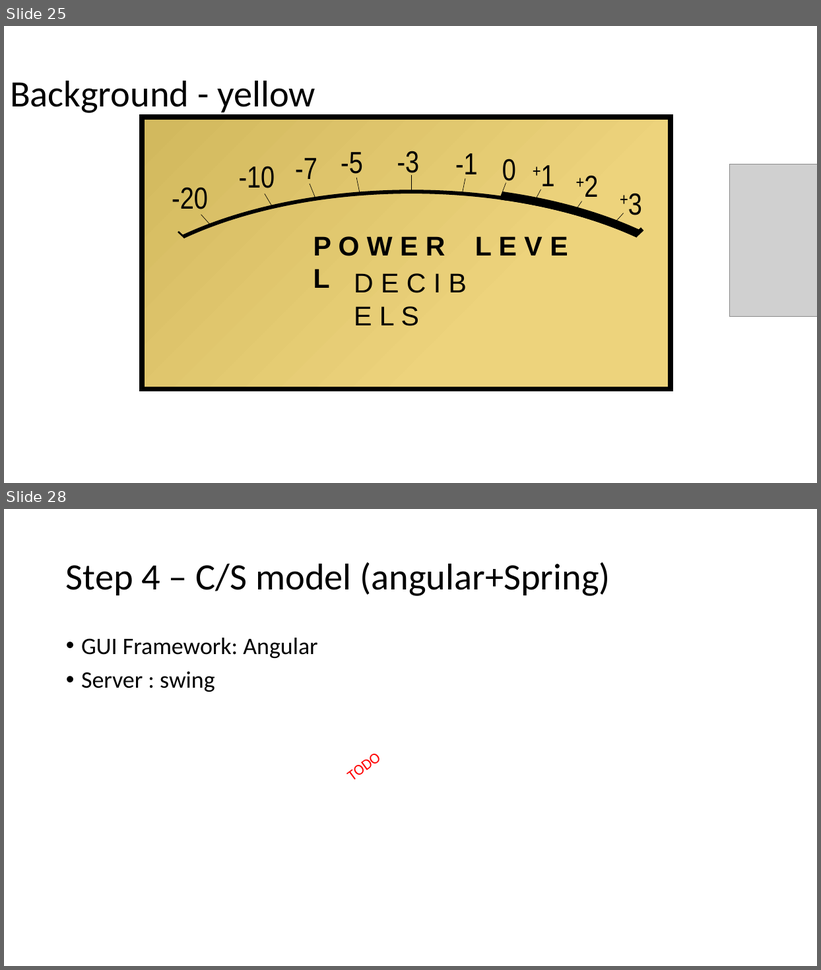
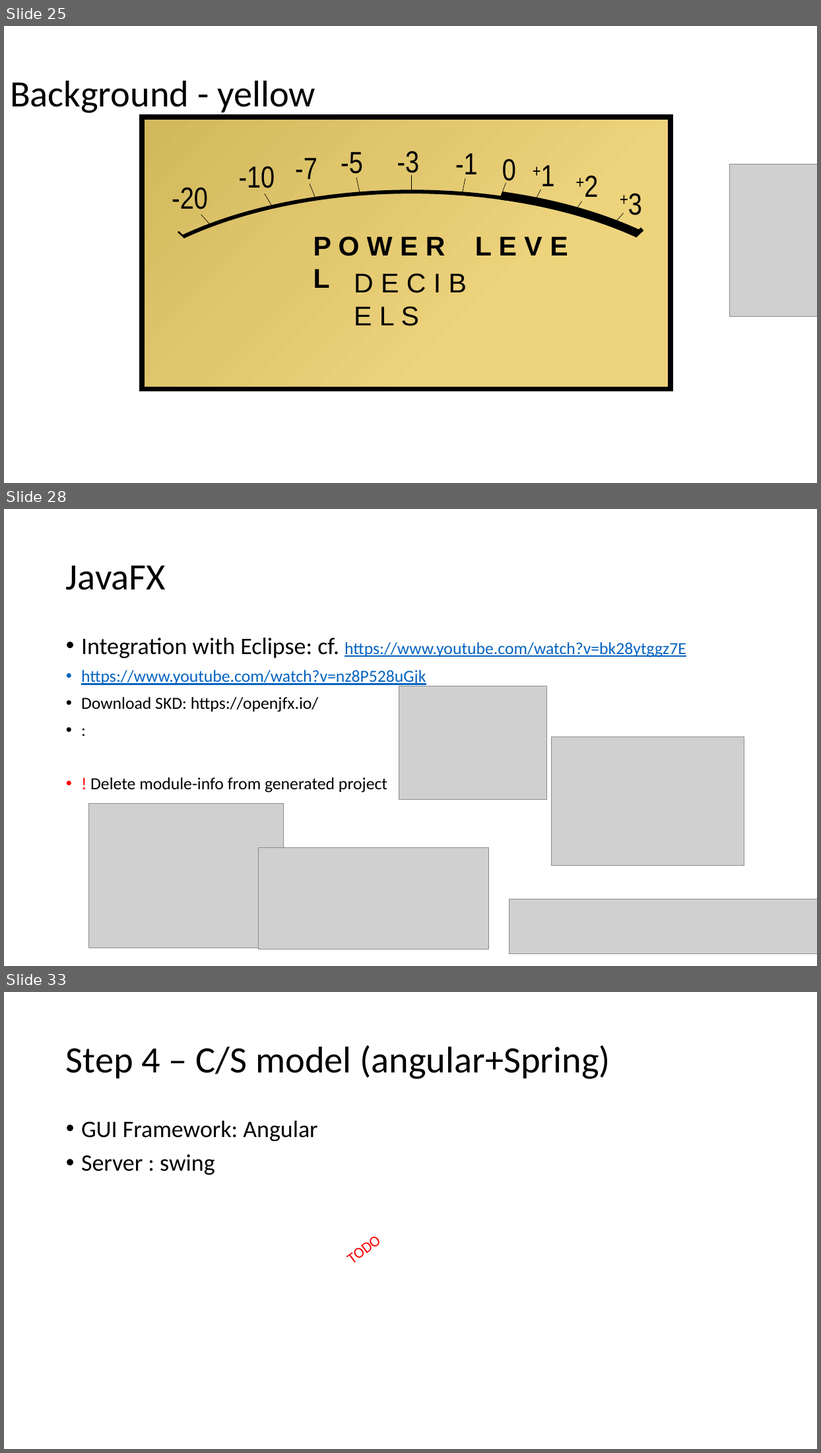
Before and after one commit to devidin/yavumeter, a slide deck: doc/Steps overview.pptx. Shown one above the other, each under a label of ours: slides 25 and 28 before the commit, slides 25, 28 and 33 after it; the slides between them are not shown. The pictures are 821x970 and 821x1453 pixels, drawn with LibreOffice and Linux fonts; fonts in the diff are those of the drawing; grey boxes stand for pictures. Boxes give left, top, right and bottom in pixels: in the first picture for what was removed or moved away, otherwise in the second. Text is boxed around its words. In the diff, an @@ line names an element or a change of style, - is before the commit and + after.

```diff
--- a/doc/Steps overview.pptx
+++ b/doc/Steps overview.pptx
@@ slide 28 added at (x1=4, y1=509, x2=817, y2=966), background #FFFFFF @@
@@ title added at (x1=66, y1=565, x2=166, y2=590), 44 pt, text #000000 @@
+JavaFX
@@ text added at (x1=81, y1=638, x2=686, y2=793), 20 pt, text #000000 @@
+• Integration with Eclipse: cf. https://www.youtube.com/watch?v=bk28ytggz7E
+• https://www.youtube.com/watch?v=nz8P528uGjk
+• Download SKD: https://openjfx.io/
+• :
+• ! Delete module-info from generated project
@@ picture added at (x1=399, y1=687, x2=547, y2=800) @@
@@ picture added at (x1=552, y1=737, x2=745, y2=866) @@
@@ picture added at (x1=88, y1=803, x2=283, y2=948) @@
@@ picture added at (x1=259, y1=848, x2=489, y2=949) @@
@@ picture added at (x1=510, y1=900, x2=817, y2=955) @@
@@ what was slide 28 is now slide 33 @@
```
Also in this commit, not shown: 5 slides changed, 4 other slides added, 7 other files.
